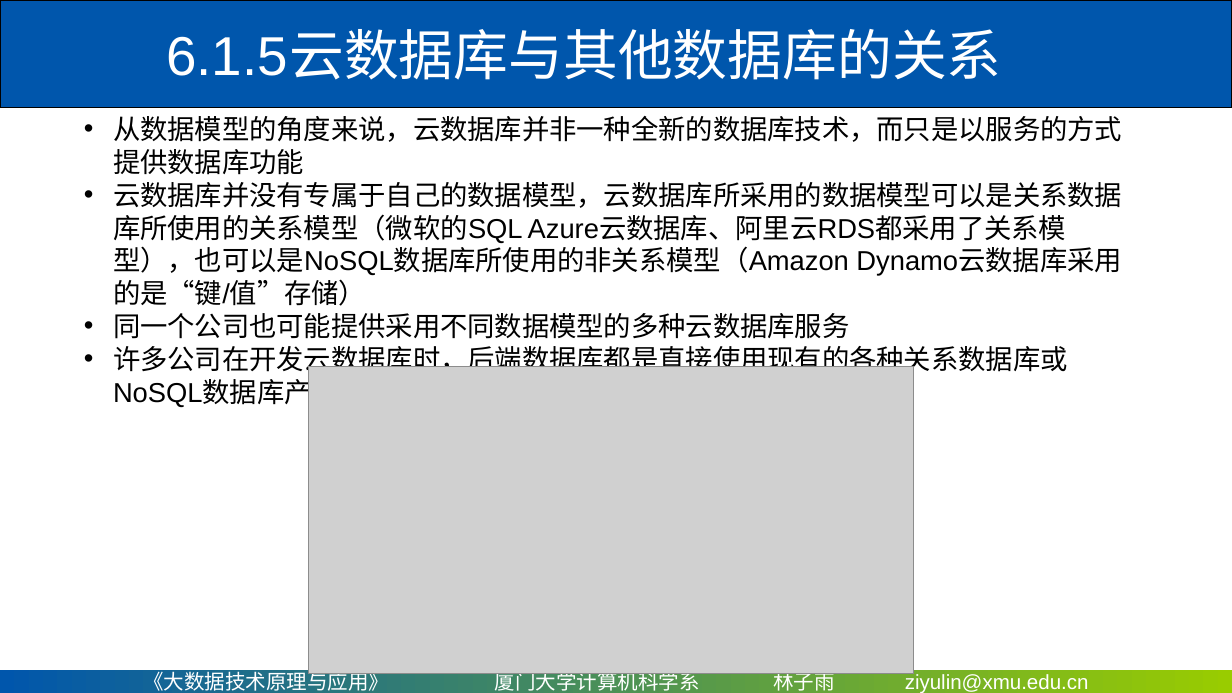
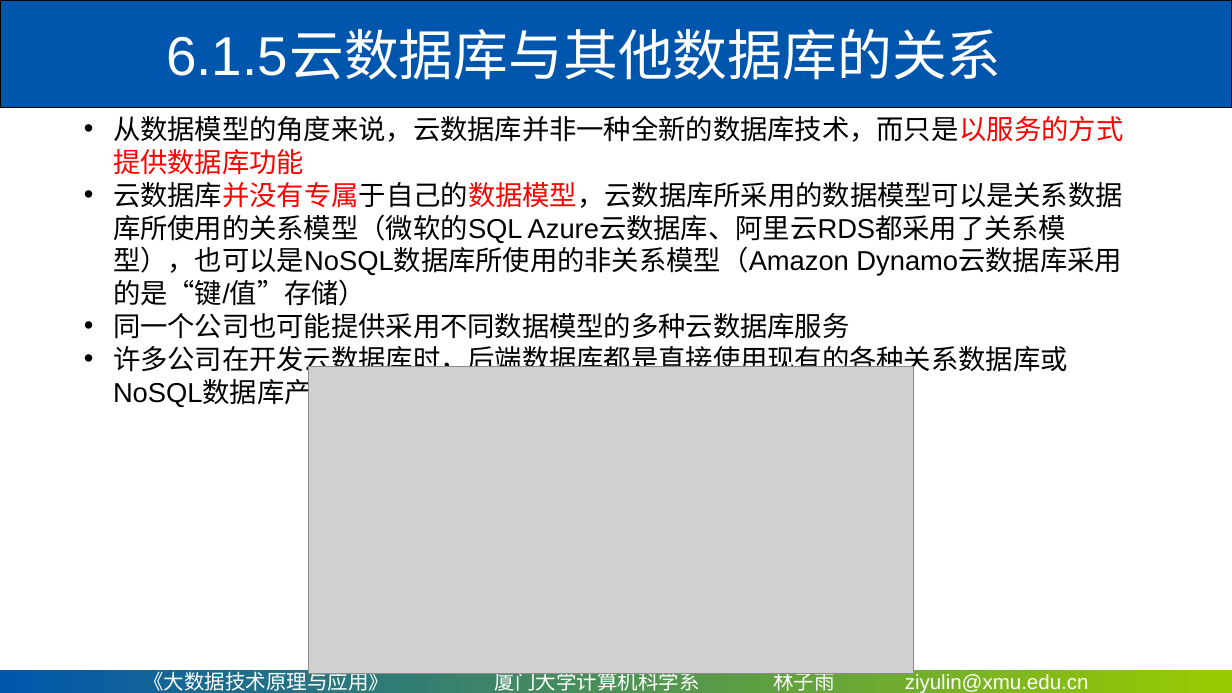
Before and after one commit to ly2010dd/courses_repo, a slide deck: slide 8 of PPT/Chapter6-厦门大学-林子雨-大数据技术原理与应用-第六章-云数据库（网易云课堂）.ppt. Drawn at 1232x693 pixels with LibreOffice and Linux fonts; fonts in the diff are those of the drawing; grey boxes stand for pictures; background and template pictures are left out. Boxes give left, top, right and bottom in pixels: in the first picture for what was removed or moved away, otherwise in the second. Text is boxed around its words. In the diff, an @@ line names an element or a change of style, - is before the commit and + after.

```diff
--- a/PPT/Chapter6-厦门大学-林子雨-大数据技术原理与应用-第六章-云数据库（网易云课堂）.ppt
+++ b/PPT/Chapter6-厦门大学-林子雨-大数据技术原理与应用-第六章-云数据库（网易云课堂）.ppt
@@ text at box(113, 116, 1123, 306): text colour #000000 to #FF0000 in "从数据模型的角度来说，云数据库并非一种全新的数据库技术，而只是以服务的方式提供数据库功能", "云数据库并没有专属于自己的数据模型，云数据库所采用的数据模型可以是关系数据库所使用的关系模型（微软的SQL" @@
```
Also in this commit, not shown: 6 other slides changed, 2 other files.
